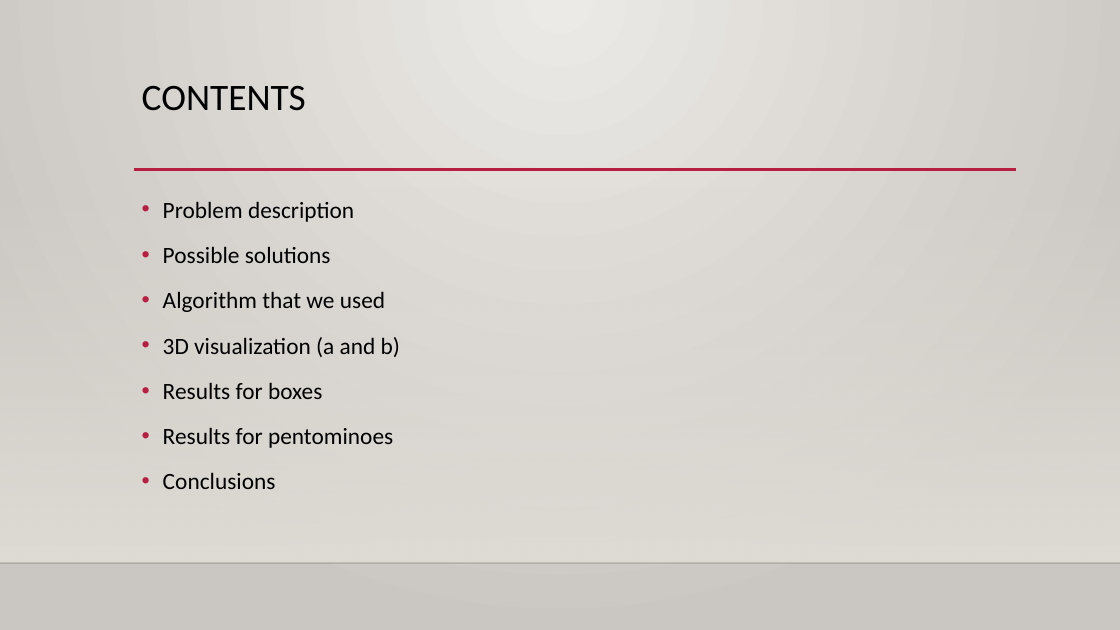
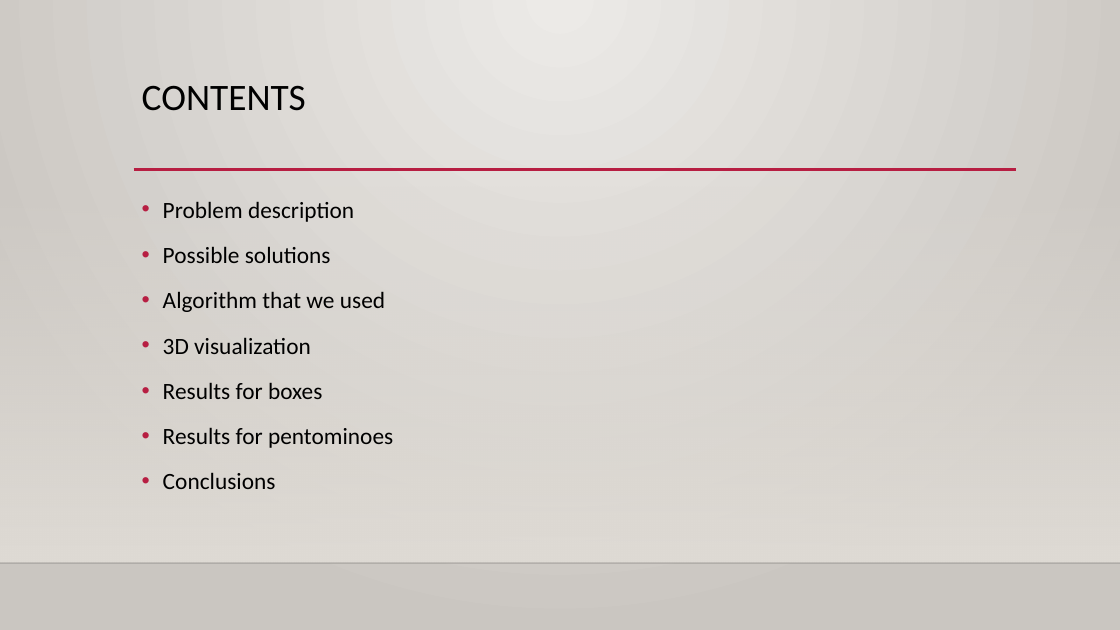
Before and after one commit to 31l3311/Pentominoes, a slide deck: slide 2 of project 3.pptx. Drawn at 1120x630 pixels with LibreOffice and Linux fonts; fonts in the diff are those of the drawing; background and template pictures are left out. Boxes give left, top, right and bottom in pixels: in the first picture for what was removed or moved away, otherwise in the second. Text is boxed around its words. In the diff, an @@ line names an element or a change of style, - is before the commit and + after.

```diff
--- a/project 3.pptx
+++ b/project 3.pptx
@@ text at (163, 337, 311, 354): text changed @@
-• 3D visualization (a and b)
+• 3D visualization
```
Also in this commit, not shown: 5 other slides changed, 1 slide removed.
